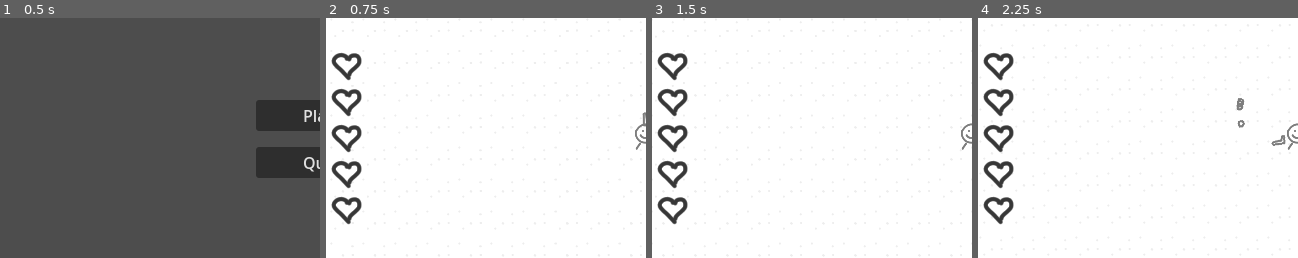
Above: before the commit, frames 1-4 (left to right).
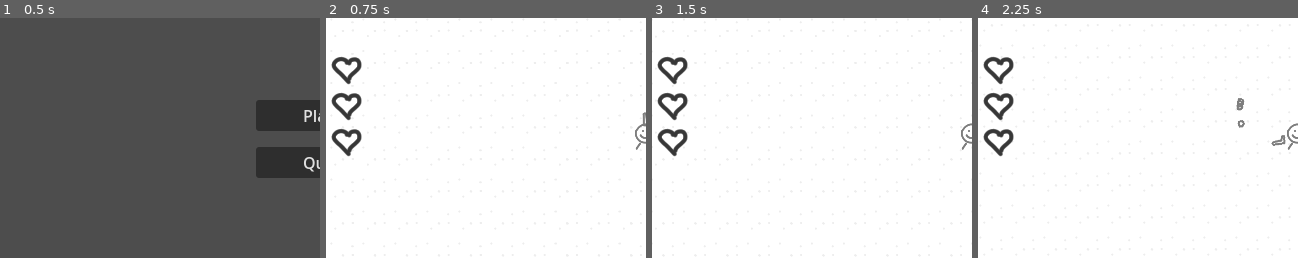
Above: after the commit, the same moments.

Repository: 3xcpy/milkyway-game
Game: Godot game, scene res://scenes/main.tscn
Same seed, same stepped clock (60 frames per second), same inputs: the game is played once before the commit and once after it.
Inputs (mouse positions are % of the whole screen's width and height, from its top left):
- Up to frame 1 (0.5 s): no input
- Up to frame 2 (0.75 s): click "Play" at 0.5 s
- Up to frame 3 (1.5 s): tap Enter at 1.25 s; move the mouse to (72, 45) at 1.27 s; hold Right (move_right) from 1.28 s (still down); tap E (grab) at 1.35 s
- Up to frame 4 (2.25 s): move the mouse to (30, 55) at 2.02 s; release Right (move_right) at 2.03 s; hold S (move_down) from 2.03 s (still down); click (30, 55) at 2.1 s
The pictures show only the part of the screen within x 0-50%, y 25-75%; the shares and areas given below are measured in that part.

Frame 1 is identical in both runs. In frame 2, 3.1% of the frame differs, in the area x 1-12%, y 14-87%; in frame 3, 3.1%; in frame 4, 3.1%.

Commit message:
add iframes on player damage

Diff:
--- a/scenes/player.tscn
+++ b/scenes/player.tscn
@@ -9,6 +9,44 @@
 
 [sub_resource type="CircleShape2D" id="CircleShape2D_3vyb7"]
 radius = 31.0
+
+[sub_resource type="Animation" id="Animation_tuyoq"]
+resource_name = "flicker"
+length = 0.2
+loop_mode = 1
+tracks/0/type = "value"
+tracks/0/imported = false
+tracks/0/enabled = true
+tracks/0/path = NodePath("Sprite2D:modulate:a")
+tracks/0/interp = 1
+tracks/0/loop_wrap = true
+tracks/0/keys = {
+"times": PackedFloat32Array(0, 0.1, 0.2),
+"transitions": PackedFloat32Array(1, 1, 1),
+"update": 1,
+"values": [1.0, 0.1, 1.0]
+}
+
+[sub_resource type="Animation" id="Animation_fjrip"]
+length = 0.001
+tracks/0/type = "value"
+tracks/0/imported = false
+tracks/0/enabled = true
+tracks/0/path = NodePath("Sprite2D:modulate:a")
+tracks/0/interp = 1
+tracks/0/loop_wrap = true
+tracks/0/keys = {
+"times": PackedFloat32Array(0),
+"transitions": PackedFloat32Array(1),
+"update": 1,
+"values": [1.0]
+}
+
+[sub_resource type="AnimationLibrary" id="AnimationLibrary_smehm"]
+_data = {
+&"RESET": SubResource("Animation_fjrip"),
+&"flicker": SubResource("Animation_tuyoq")
+}
 
 [node name="Player" type="CharacterBody2D" groups=["Player"]]
 z_index = 10
@@ -46,3 +84,13 @@
 [node name="Sprite2D" type="Sprite2D" parent="Grabber"]
 position = Vector2(39, 1)
 texture = ExtResource("6_tuyoq")
+
+[node name="IFrameTimer" type="Timer" parent="."]
+one_shot = true
+
+[node name="AnimationPlayer" type="AnimationPlayer" parent="."]
+libraries = {
+&"": SubResource("AnimationLibrary_smehm")
+}
+
+[connection signal="timeout" from="IFrameTimer" to="." method="_on_i_frame_timer_timeout"]
--- a/scripts/player.gd
+++ b/scripts/player.gd
@@ -6,12 +6,15 @@
 @export var accel: float = 50.0
 @export var decel: float = 10.0
 
-@export var max_health: int = 5
-@export var time_to_heal: float = 7.0
+@export var max_health: int = 3
+@export var time_to_heal: float = 10.0
 
 var health: int = max_health
 var heal_timer: float = 0.0
 var heal: bool = false
+
+@onready var iframe_timer: Timer = $IFrameTimer
+@onready var animation_player: AnimationPlayer = $AnimationPlayer
 
 
 func _process(_delta: float) -> void:
@@ -47,8 +50,15 @@
 
 
 func damage(dmg: int) -> void:
-	print("Damaged!!!")
-	health -= dmg
-	heal = true
-	if health <= 0:
-		dead.emit()
+	if iframe_timer.is_stopped():
+		iframe_timer.start()
+		animation_player.play("flicker")
+
+		health -= dmg
+		heal = true
+		if health <= 0:
+			dead.emit()
+
+
+func _on_i_frame_timer_timeout() -> void:
+	animation_player.play("RESET")
Not shown: 1 places in scenes/player.tscn that only renumber resources
